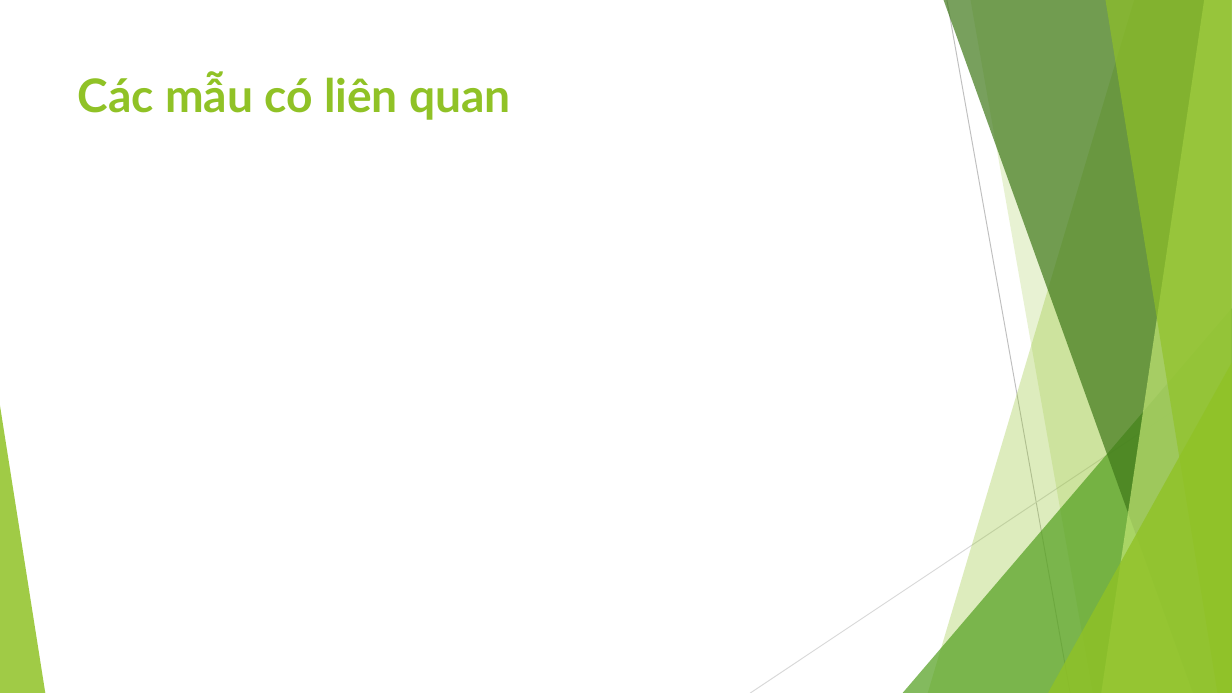
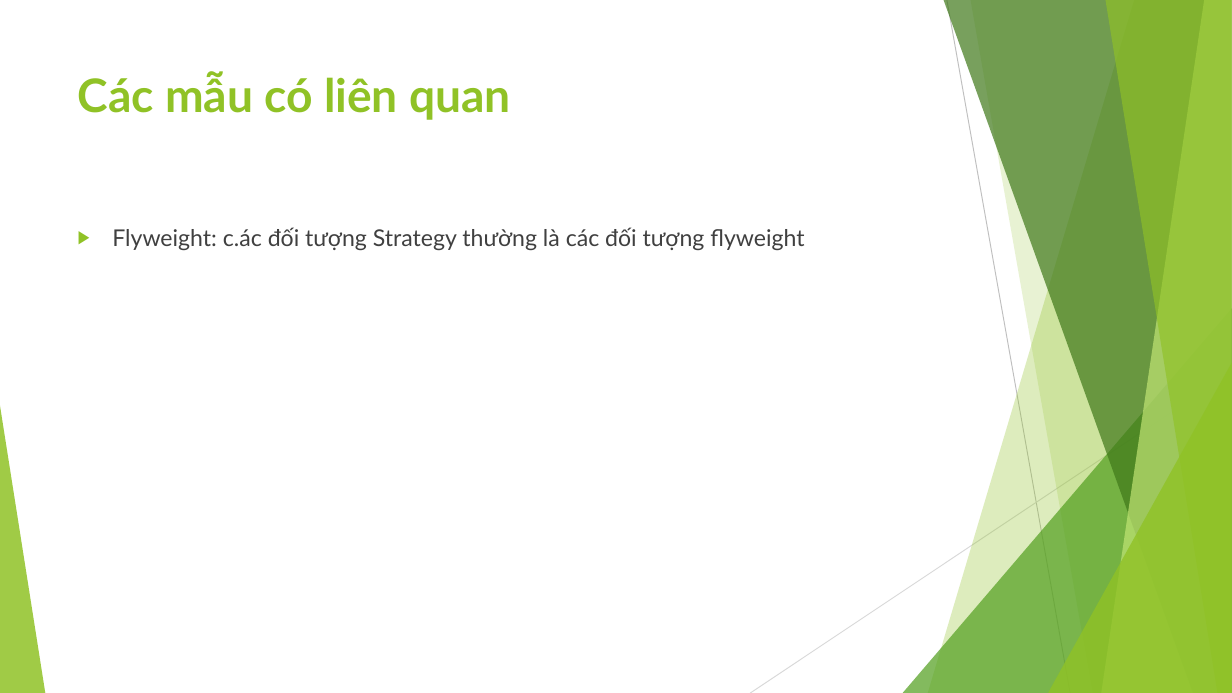
Before and after one commit to ChrisJamison/design_pattern, a slide deck: slide 9 of Báo cáo cuối kỳ/21. Strategy/Slide.pptx (slide 11 before the commit). Drawn at 1232x693 pixels with LibreOffice and Linux fonts; fonts in the diff are those of the drawing. Boxes give left, top, right and bottom in pixels: in the first picture for what was removed or moved away, otherwise in the second. Text is boxed around its words. In the diff, an @@ line names an element or a change of style, - is before the commit and + after.

Commit message:
thêm mâu Strategy

```diff
--- a/Báo cáo cuối kỳ/21. Strategy/Slide.pptx
+++ b/Báo cáo cuối kỳ/21. Strategy/Slide.pptx
@@ text added at bbox=[112, 227, 804, 250], 18 pt, text #404040 @@
+▶ Flyweight: c.ác đối tượng Strategy thường là các đối tượng flyweight
```
Also in this commit, not shown: 6 other slides changed, 2 slides added, 3 slides removed, 2 other files.
